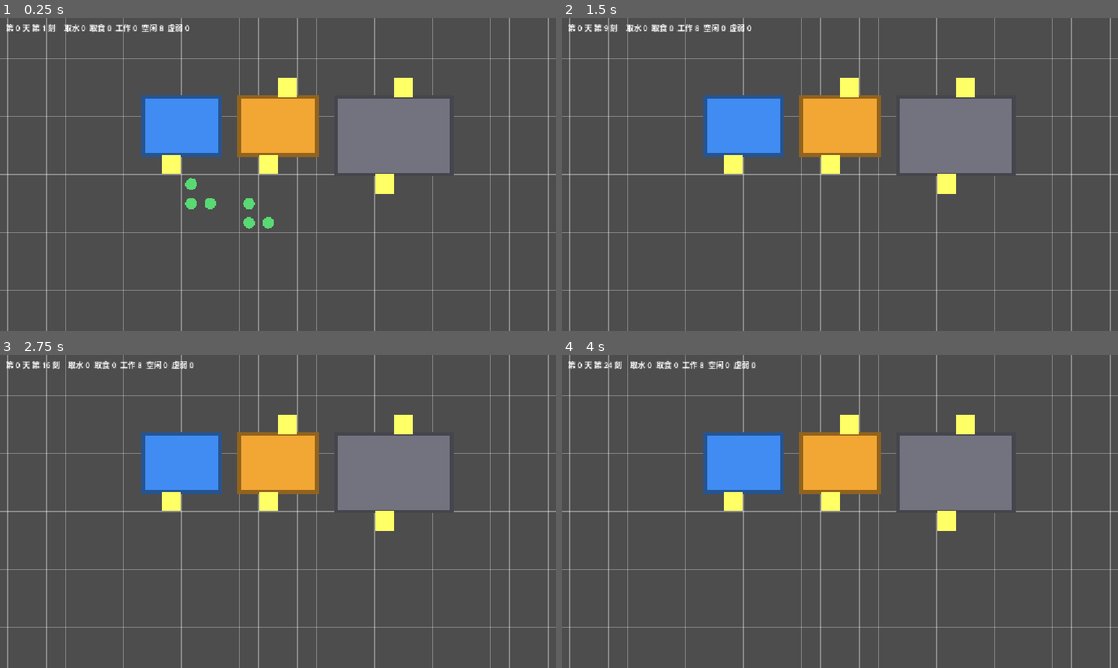
Above: before the commit, frames 1-4 (two rows, left to right).
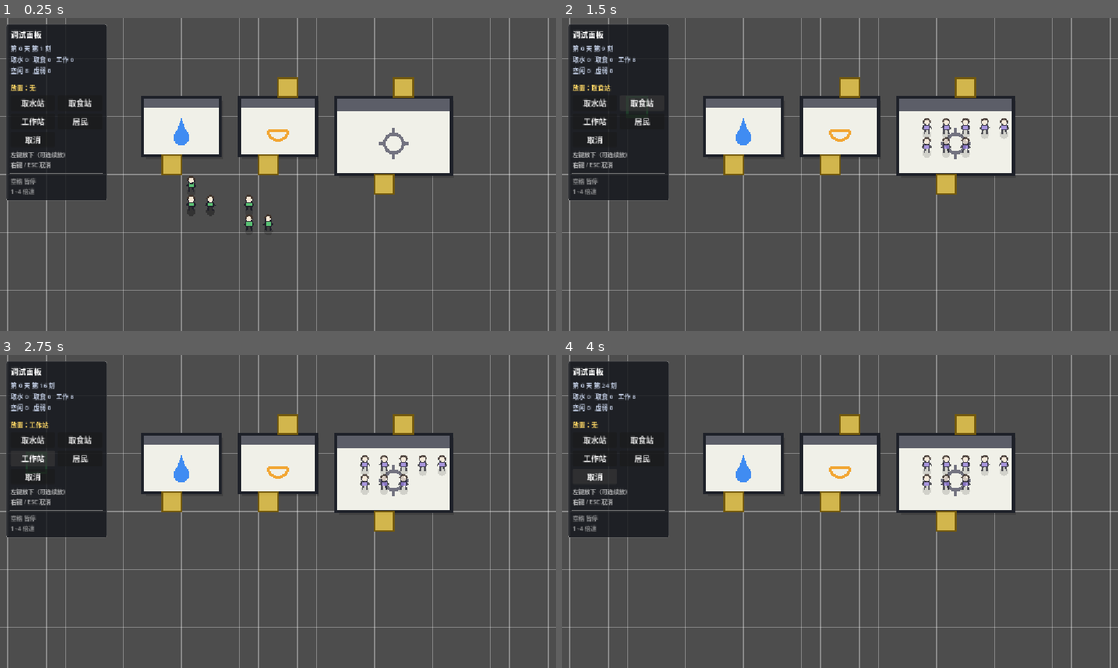
Above: after the commit, the same moments.

Repository: Boring-Coils/new-world
Game: Godot game, scene res://Scenes/TestScene.tscn
Same seed, same stepped clock (60 frames per second), same inputs: the game is played once before the commit and once after it.
Inputs (mouse positions are in pixels of both pictures, inside the frame that each line leads up to):
- Up to frame 1 (0.25 s): no input
- Up to frame 2 (1.5 s): click (595, 102) at 0.5 s, where only the run after the commit has a clickable "取水站"; click (639, 102) at 1.25 s, where only the run after the commit has a clickable "取食站"
- Up to frame 3 (2.75 s): click (33, 458) at 2 s, where only the run after the commit has a clickable "工作站"
- Up to frame 4 (4 s): click (639, 458) at 2.75 s, where only the run after the commit has a clickable "居民"; click (595, 477) at 3.5 s, where only the run after the commit has a clickable "取消"

The runs differ from the first frame. In frame 1, 22% of the frame differs, in the area x 1-82%, y 2-69%; in frame 2, 21%; in frame 3, 21%; in frame 4, 21%.

Commit message:
feat: 白模、调试放置面板与站内居民显示
- 建筑/居民加 _draw 白模，建筑带类型符号和黄色出入口，居民衣服颜色表示状态
- 新增 DebugUI 调试面板和 PlacementController：预览跟随鼠标、建筑以鼠标格为中心对齐、绿/红校验、左键连续放置、右键/ESC 取消
- 工作站内的居民改为站内格子半透明显示，画面人数与统计一致
- 建筑放置不看人；被压住的居民自己走到最近空地（find_nearest_walkable + evict_out）
- TestScene 加 --autoplace 自检参数

Diff:
--- a/Scripts/Building/Building.gd
+++ b/Scripts/Building/Building.gd
@@ -33,9 +33,16 @@
 ## 主体颜色（子类里覆盖，用于测试场景里区分）
 var body_color: Color = Color(0.6, 0.6, 0.6)
 
+## 是否是「放置预览」（半透明、不注册到 TickManager、不占格子）
+var is_preview: bool = false
+
+## 预览状态下当前格子能不能放，决定描边是绿还是红
+var preview_valid: bool = true
+
 
 func _ready() -> void:
-	TickManager.register_building(self)
+	if not is_preview:
+		TickManager.register_building(self)
 
 
 func _exit_tree() -> void:
@@ -152,8 +159,7 @@
 		return false
 
 	origin_cell = origin
-	# 让节点的原点落在左上角格子的中心，绘制时以这个点为基准
-	position = world.cell_to_world(origin) - Vector2(WorldGrid.CELL_SIZE, WorldGrid.CELL_SIZE) * 0.5
+	set_cell_origin(origin)
 
 	# 本体占的格子设成不可走
 	for cell in get_occupied_cells():
@@ -163,8 +169,15 @@
 	return true
 
 
-# ---------------------------------------------------------------------------
-# 绘制（测试用：没有贴图，直接画色块）
+## 把节点摆到「左上角格子 = [param cell]」的位置（不校验、不占格子，预览也用这个）
+func set_cell_origin(cell: Vector2i) -> void:
+	origin_cell = cell
+	# 节点原点落在左上角格子的左上角，绘制以这个点为基准
+	position = WorldGridGlobal.world.cell_to_world(cell) - Vector2(WorldGrid.CELL_SIZE, WorldGrid.CELL_SIZE) * 0.5
+
+
+# ---------------------------------------------------------------------------
+# 绘制（白模：没有贴图，全部用几何图形画）
 # ---------------------------------------------------------------------------
 
 func _draw() -> void:
@@ -172,15 +185,55 @@
 	var size_px := Vector2(size_cells) * cell
 	var rect := Rect2(Vector2.ZERO, size_px)
 
-	# 建筑主体
-	draw_rect(rect, body_color, true)
-	# 边框
-	draw_rect(rect, body_color.darkened(0.4), false, 2.0)
-
-	# 出入口：亮色小方块
+	var alpha := 0.45 if is_preview else 1.0
+	var outline := Color(0.12, 0.13, 0.16, alpha)
+	if is_preview:
+		outline = Color(0.35, 1.0, 0.45, 0.95) if preview_valid else Color(1.0, 0.35, 0.35, 0.95)
+
+	# 投影
+	draw_rect(Rect2(Vector2(1.4, 2.0), size_px), Color(0.0, 0.0, 0.0, 0.15 * alpha), true)
+	# 白色主体
+	draw_rect(rect, Color(0.94, 0.94, 0.91, alpha), true)
+	# 顶部一条深色檐口，看起来像建筑而不是一块板
+	draw_rect(Rect2(Vector2.ZERO, Vector2(size_px.x, size_px.y * 0.18)), Color(0.36, 0.37, 0.41, alpha), true)
+	# 描边
+	draw_rect(rect, outline, false, 1.6)
+
+	# 类型符号
+	_draw_type_symbol(Vector2(size_px.x * 0.5, size_px.y * 0.6), alpha)
+
+	# 出入口：黄色小广场
 	for offset in entrance_offsets:
-		var origin_world := Vector2(offset) * cell
-		draw_rect(Rect2(origin_world, Vector2(cell, cell)), Color(1.0, 1.0, 0.4), true)
+		var entrance_rect := Rect2(Vector2(offset) * cell, Vector2(cell, cell))
+		draw_rect(entrance_rect, Color(1.0, 0.85, 0.30, 0.75 * alpha), true)
+		draw_rect(entrance_rect, Color(0.45, 0.35, 0.05, alpha), false, 0.8)
+
+
+## 画建筑类型的小符号（水滴 / 碗 / 齿轮）
+func _draw_type_symbol(center: Vector2, alpha: float) -> void:
+	var color := Color(body_color.r, body_color.g, body_color.b, alpha)
+	var radius := minf(size_cells.x, size_cells.y) * float(WorldGrid.CELL_SIZE) * 0.17
+
+	match building_type:
+		GlobalEnum.BuildingType.WATER:
+			# 水滴：下面一个圆，上面一个三角
+			draw_circle(center + Vector2(0.0, radius * 0.55), radius * 0.8, color)
+			draw_colored_polygon(PackedVector2Array([
+				center + Vector2(-radius * 0.62, radius * 0.35),
+				center + Vector2(radius * 0.62, radius * 0.35),
+				center + Vector2(0.0, -radius * 1.45),
+			]), color)
+		GlobalEnum.BuildingType.FOOD:
+			# 碗：一条横线 + 下半圆
+			draw_line(center + Vector2(-radius, -radius * 0.15), center + Vector2(radius, -radius * 0.15), color, 1.6)
+			draw_arc(center + Vector2(0.0, -radius * 0.15), radius, 0.0, PI, 18, color, 1.6)
+		GlobalEnum.BuildingType.WORK:
+			# 齿轮：一个圆环 + 四根齿
+			draw_arc(center, radius * 0.72, 0.0, TAU, 20, color, 1.6)
+			for i in range(4):
+				var angle := TAU * float(i) / 4.0
+				var direction := Vector2(cos(angle), sin(angle))
+				draw_line(center + direction * radius * 0.72, center + direction * radius * 1.15, color, 1.6)
 
 
 # ---------------------------------------------------------------------------
--- a/Scripts/Building/WorkStation.gd
+++ b/Scripts/Building/WorkStation.gd
@@ -1,13 +1,17 @@
 extends Building
 class_name WorkStation
 
-## 工作站：居民只要有空就会来，在出入口停留 [constant WAIT_TICKS] 刻后进入建筑内部（模型消失）。[br]
+## 工作站：居民只要有空就会来，在出入口停留 [constant WAIT_TICKS] 刻后进入建筑内部。[br]
 ##
-## 进去以后水和食物照常消耗，直到某一项触发补给需求才会出来。
+## 进去以后就站在建筑里的某个格子上（半透明显示，一眼能数出里面有几个人），
+## 水和食物照常消耗，直到某一项触发补给需求才从出入口出来。
 ## 现在是测试用建筑，功能极简。
 
 ## 到达出入口后要等几刻才进门
 const WAIT_TICKS: int = 1
+
+## 站在里面的居民（按进来的顺序排站位）
+var occupants: Array[Human] = []
 
 
 func _init() -> void:
@@ -19,3 +23,28 @@
 
 func get_wait_ticks() -> int:
 	return WAIT_TICKS
+
+
+## 居民进门：给他安排一个内部站位
+func enter(human: Human) -> void:
+	occupants.append(human)
+	human.position = _slot_position(occupants.size() - 1)
+
+
+## 居民出门：后面的人往前补一个位置，避免中间空一格
+func leave(human: Human) -> void:
+	occupants.erase(human)
+	for i in range(occupants.size()):
+		occupants[i].position = _slot_position(i)
+
+
+## 第 [param index] 个内部站位（从建筑内部左上角开始按格排开）
+func _slot_position(index: int) -> Vector2:
+	var cols := maxi(size_cells.x - 1, 1)
+	var col := index % cols
+	var row := index / cols
+	var cell := origin_cell + Vector2i(1 + col, 1 + row)
+	# 人多到排不下时，挤在最后一行
+	cell.x = clampi(cell.x, origin_cell.x, origin_cell.x + size_cells.x - 1)
+	cell.y = clampi(cell.y, origin_cell.y, origin_cell.y + size_cells.y - 1)
+	return WorldGridGlobal.world.cell_to_world(cell)
--- /dev/null
+++ b/Scripts/Debug/DebugUI.gd
@@ -0,0 +1,127 @@
+extends CanvasLayer
+class_name DebugUI
+
+## 调试面板：显示时间 / 居民状态，并提供「放置建筑和居民」的按钮。[br]
+##
+## 只负责界面，真正放东西的是 [PlacementController]。
+
+## 选中了要放什么（值是 [enum PlacementController.Kind]）
+signal kind_selected(kind: int)
+
+## 状态文字（天、刻、各状态人数）
+var _stats_label: Label
+
+## 当前放置模式的说明
+var _mode_label: Label
+
+## 放下 / 失败的提示
+var _hint_label: Label
+
+## 当前选中的类型
+var _current_kind: int = PlacementController.Kind.NONE
+
+
+func _ready() -> void:
+	_build()
+
+
+func _build() -> void:
+	var panel := PanelContainer.new()
+	panel.position = Vector2(12, 12)
+	panel.custom_minimum_size = Vector2(206, 0)
+
+	var style := StyleBoxFlat.new()
+	style.bg_color = Color(0.08, 0.09, 0.11, 0.82)
+	style.border_color = Color(1.0, 1.0, 1.0, 0.16)
+	style.set_border_width_all(1)
+	style.set_corner_radius_all(4)
+	style.set_content_margin_all(10)
+	panel.add_theme_stylebox_override("panel", style)
+	add_child(panel)
+
+	var vbox := VBoxContainer.new()
+	vbox.add_theme_constant_override("separation", 6)
+	panel.add_child(vbox)
+
+	var title := Label.new()
+	title.text = "调试面板"
+	title.add_theme_font_size_override("font_size", 16)
+	vbox.add_child(title)
+
+	_stats_label = Label.new()
+	_stats_label.add_theme_font_size_override("font_size", 13)
+	_stats_label.add_theme_color_override("font_color", Color(0.85, 0.9, 1.0, 0.9))
+	vbox.add_child(_stats_label)
+
+	vbox.add_child(HSeparator.new())
+
+	_mode_label = Label.new()
+	_mode_label.text = "放置：无"
+	_mode_label.add_theme_font_size_override("font_size", 13)
+	_mode_label.add_theme_color_override("font_color", Color(1.0, 0.85, 0.4, 1.0))
+	vbox.add_child(_mode_label)
+
+	var grid := GridContainer.new()
+	grid.columns = 2
+	grid.add_theme_constant_override("h_separation", 6)
+	grid.add_theme_constant_override("v_separation", 6)
+	vbox.add_child(grid)
+
+	_add_button(grid, "取水站", PlacementController.Kind.WATER)
+	_add_button(grid, "取食站", PlacementController.Kind.FOOD)
+	_add_button(grid, "工作站", PlacementController.Kind.WORK)
+	_add_button(grid, "居民", PlacementController.Kind.HUMAN)
+	_add_button(grid, "取消", PlacementController.Kind.NONE)
+
+	_hint_label = Label.new()
+	_hint_label.text = "左键放下（可连续放）\n右键 / ESC 取消"
+	_hint_label.autowrap_mode = TextServer.AUTOWRAP_WORD_SMART
+	_hint_label.custom_minimum_size = Vector2(186, 0)
+	_hint_label.add_theme_font_size_override("font_size", 12)
+	_hint_label.add_theme_color_override("font_color", Color(1.0, 1.0, 1.0, 0.65))
+	vbox.add_child(_hint_label)
+
+	vbox.add_child(HSeparator.new())
+
+	var help := Label.new()
+	help.text = "空格 暂停\n1~4 倍速"
+	help.add_theme_font_size_override("font_size", 12)
+	help.add_theme_color_override("font_color", Color(1.0, 1.0, 1.0, 0.5))
+	vbox.add_child(help)
+
+
+func _add_button(parent: GridContainer, text: String, kind: int) -> void:
+	var button := Button.new()
+	button.text = text
+	button.focus_mode = Control.FOCUS_NONE
+	button.custom_minimum_size = Vector2(92, 30)
+	button.pressed.connect(func() -> void: _on_button(kind))
+	parent.add_child(button)
+
+
+func _on_button(kind: int) -> void:
+	_current_kind = kind
+	match kind:
+		PlacementController.Kind.WATER:
+			_mode_label.text = "放置：取水站"
+		PlacementController.Kind.FOOD:
+			_mode_label.text = "放置：取食站"
+		PlacementController.Kind.WORK:
+			_mode_label.text = "放置：工作站"
+		PlacementController.Kind.HUMAN:
+			_mode_label.text = "放置：居民"
+		_:
+			_mode_label.text = "放置：无"
+	kind_selected.emit(kind)
+
+
+## 更新左上角的状态文字
+func set_stats(text: String) -> void:
+	if _stats_label != null:
+		_stats_label.text = text
+
+
+## 显示一条提示（放置成功 / 失败的原因）
+func set_hint(text: String) -> void:
+	if _hint_label != null:
+		_hint_label.text = text
--- /dev/null
+++ b/Scripts/Debug/PlacementController.gd
@@ -0,0 +1,241 @@
+extends Node2D
+class_name PlacementController
+
+## 调试用放置工具。[br]
+##
+## 选中一种建筑或「居民」之后，鼠标位置会出现一个半透明预览：
+## 绿色描边 = 这一格能放，红色 = 不能放。左键放下，右键 / ESC 取消。[br]
+##
+## 建筑放置会走 [method Building.can_place_at] 的完整校验；
+## 居民只能放在可走的空地上（不能压在建筑或障碍上）。
+
+## 可以放什么
+enum Kind {
+	NONE,  ## 没在放东西
+	WATER, ## 取水站
+	FOOD,  ## 取食站
+	WORK,  ## 工作站
+	HUMAN, ## 居民
+}
+
+## 放成功或失败时发一句提示，给 UI 显示
+signal notice(text: String)
+
+## 当前选中的类型
+var kind: Kind = Kind.NONE
+
+## 当前鼠标下的格子
+var _hover_cell: Vector2i = Vector2i.ZERO
+
+## 这一格当前能不能放
+var _hover_valid: bool = false
+
+## 建筑预览实例（放人时为 null）
+var _ghost: Building = null
+
+## 调试用：把预览钉在某一格（-1 表示跟随鼠标）
+var debug_hover_cell: Vector2i = Vector2i(-1, -1)
+
+
+func _ready() -> void:
+	# 盖在建筑和居民上面
+	z_index = 50
+
+
+## 每帧刷新预览（不依赖鼠标移动事件，鼠标停在原地也能保持对齐）
+func _process(_delta: float) -> void:
+	if kind != Kind.NONE:
+		_update_hover()
+
+
+## 切换要放的东西（传 [enum Kind] 里的值）
+func select_kind(new_kind: int) -> void:
+	kind = new_kind
+	_clear_ghost()
+
+	if kind != Kind.NONE and kind != Kind.HUMAN:
+		_ghost = _create_building(kind)
+		_ghost.is_preview = true
+		_ghost.z_index = 0
+		_ghost.visible = false
+		add_child(_ghost)
+
+	queue_redraw()
+
+
+## 取消当前放置
+func cancel() -> void:
+	select_kind(Kind.NONE)
+
+
+func _unhandled_input(event: InputEvent) -> void:
+	if kind == Kind.NONE:
+		return
+
+	if event is InputEventKey and event.pressed and event.keycode == KEY_ESCAPE:
+		cancel()
+		get_viewport().set_input_as_handled()
+		return
+
+	if event is InputEventMouseButton and event.pressed:
+		if event.button_index == MOUSE_BUTTON_LEFT:
+			_try_place()
+			get_viewport().set_input_as_handled()
+		elif event.button_index == MOUSE_BUTTON_RIGHT:
+			cancel()
+			get_viewport().set_input_as_handled()
+
+
+## 鼠标所指的格子 → 建筑左上角那一格（让建筑大致以鼠标为中心）
+func _origin_for(mouse_cell: Vector2i) -> Vector2i:
+	if _ghost == null or not is_instance_valid(_ghost):
+		return mouse_cell
+	return mouse_cell - Vector2i(_ghost.size_cells.x / 2, _ghost.size_cells.y / 2)
+
+
+## 更新鼠标所在格子和预览位置
+func _update_hover() -> void:
+	var world := WorldGridGlobal.world
+	if debug_hover_cell.x >= 0:
+		_hover_cell = debug_hover_cell
+	else:
+		_hover_cell = world.world_to_cell(get_global_mouse_position())
+
+	if _ghost != null and is_instance_valid(_ghost):
+		var origin := _origin_for(_hover_cell)
+		_hover_valid = _ghost.can_place_at(world, origin)
+		_ghost.set_cell_origin(origin)
+		_ghost.preview_valid = _hover_valid
+		# 鼠标停在 UI 按钮上时先不显示，免得虚影跑到面板底下
+		_ghost.visible = get_viewport().gui_get_hovered_control() == null
+		_ghost.queue_redraw()
+	elif kind == Kind.HUMAN:
+		_hover_valid = world.is_walkable(_hover_cell)
+
+	queue_redraw()
+
+
+## 在当前格子放下东西
+func _try_place() -> void:
+	place_at_cell(_hover_cell)
+
+
+## 直接在某格放置（传鼠标所指的格子，建筑会自动以它为中心）。放成功返回 true。
+func place_at_cell(mouse_cell: Vector2i) -> bool:
+	var world := WorldGridGlobal.world
+
+	if kind == Kind.HUMAN:
+		return _place_human(mouse_cell)
+
+	if _ghost == null or not is_instance_valid(_ghost):
+		return false
+
+	var origin := _origin_for(mouse_cell)
+	if not _ghost.can_place_at(world, origin):
+		notice.emit("这一格放不下：建筑或出入口被挡住了")
+		return false
+
+	var building := _create_building(kind)
+	building.name = _kind_name(kind)
+	add_child(building)
+	if building.place_at(world, origin):
+		# 建筑压在原本站着人的格子上时，让人自己走出来
+		_evict_humans_in(building)
+		notice.emit("%s 已放下（左上角 %s）" % [building.name, origin])
+		return true
+
+	building.queue_free()
+	notice.emit("放置失败")
+	return false
+
+
+## 把站在新建筑占地范围内的人挤出去（他们自己走到最近的空地）
+func _evict_humans_in(building: Building) -> void:
+	var cells := building.get_occupied_cells()
+	var moved := 0
+	for human in TickManager.humans:
+		if not is_instance_valid(human):
+			continue
+		if cells.has(WorldGridGlobal.world.world_to_cell(human.position)):
+			human.evict_out()
+			moved += 1
+	if moved > 0:
+		print("[PLACE] 有 %d 个居民被 %s 压住，正在自己走出来" % [moved, building.name])
+
+
+## 放一个居民
+func _place_human(cell: Vector2i) -> bool:
+	var world := WorldGridGlobal.world
+	if not world.is_walkable(cell):
+		notice.emit("这一格是建筑或障碍，人站不进去")
+		return false
+
+	var human := Human.new()
+	human.name = "居民%d" % (TickManager.humans.size() + 1)
+	human.position = world.cell_to_world(cell)
+
+	# 随机年龄，三种年龄段轮着来
+	match randi() % 3:
+		0:
+			human.age_status = GlobalEnum.AgeStatus.CHILD
+			human.age = randi_range(6, 17)
+		1:
+			human.age_status = GlobalEnum.AgeStatus.ADULT
+			human.age = randi_range(18, 59)
+		2:
+			human.age_status = GlobalEnum.AgeStatus.OLD
+			human.age = randi_range(60, 85)
+
+	add_child(human)
+	notice.emit("%s 已放下（%s）" % [human.name, cell])
+	return true
+
+
+# ---------------------------------------------------------------------------
+# 内部
+# ---------------------------------------------------------------------------
+
+func _create_building(kind_value: Kind) -> Building:
+	match kind_value:
+		Kind.WATER:
+			return WaterStation.new()
+		Kind.FOOD:
+			return FoodStation.new()
+		Kind.WORK:
+			return WorkStation.new()
+		_:
+			return Building.new()
+
+
+func _kind_name(kind_value: Kind) -> String:
+	match kind_value:
+		Kind.WATER:
+			return "取水站"
+		Kind.FOOD:
+			return "取食站"
+		Kind.WORK:
+			return "工作站"
+		Kind.HUMAN:
+			return "居民"
+		_:
+			return "建筑"
+
+
+func _clear_ghost() -> void:
+	if _ghost != null and is_instance_valid(_ghost):
+		_ghost.queue_free()
+	_ghost = null
+
+
+## 画出鼠标所在格子的高亮框
+func _draw() -> void:
+	if kind == Kind.NONE:
+		return
+
+	var cell_size := float(WorldGrid.CELL_SIZE)
+	var center := WorldGridGlobal.world.cell_to_world(_hover_cell)
+	var rect := Rect2(center - Vector2(cell_size, cell_size) * 0.5, Vector2(cell_size, cell_size))
+	var color := Color(0.35, 1.0, 0.45, 0.9) if _hover_valid else Color(1.0, 0.35, 0.35, 0.9)
+
+	draw_rect(rect, Color(color.r, color.g, color.b, 0.12), true)
+	draw_rect(rect, color, false, 1.2)
--- a/Scripts/Grid/WorldGrid.gd
+++ b/Scripts/Grid/WorldGrid.gd
@@ -152,6 +152,26 @@
     return result
 
 
+## 找离 [param cell] 最近的一格可走地面（按一圈圈外扩找，只找方形范围内）。[br]
+##
+## 用来把「被新建筑压住的人」挤到空地上去。找不到就返回原格子。
+func find_nearest_walkable(cell: Vector2i, max_radius: int = 60) -> Vector2i:
+    if is_in_bounds(cell) and is_walkable(cell):
+        return cell
+
+    for radius in range(1, max_radius + 1):
+        for dx in range(-radius, radius + 1):
+            for dy in range(-radius, radius + 1):
+                # 只看这一圈的外框
+                if maxi(absi(dx), absi(dy)) != radius:
+                    continue
+                var candidate := Vector2i(cell.x + dx, cell.y + dy)
+                if is_in_bounds(candidate) and is_walkable(candidate):
+                    return candidate
+
+    return cell
+
+
 # ---------------------------------------------------------------------------
 # 格子坐标 <-> 世界（像素）坐标 换算
 # ---------------------------------------------------------------------------
--- a/Scripts/Human/Human.gd
+++ b/Scripts/Human/Human.gd
@@ -80,6 +80,9 @@
 ## 是否虚弱
 var is_weak: bool = false
 
+## 是否正在「被新建筑挤出来」，这段时间不做新决策
+var _is_relocating: bool = false
+
 ## 内部计数：总共经过多少刻
 var _tick_count: int = 0
 
@@ -188,6 +191,10 @@
 ## 比较三个权重，决定接下来干什么
 func _decide() -> void:
 	if is_weak:
+		return
+
+	# 正在被新建筑挤出来，先把路走完
+	if _is_relocating:
 		return
 
 	# 正在去水 / 去食物的路上（移动或等待中）不改变目标
@@ -235,9 +242,14 @@
 		_go_idle()
 		return
 
-	# 从工作站里出来：模型重新出现，人站在出入口格上
+	# 从工作站里出来：先回到出入口格，再走去新目标
 	if phase == Phase.INSIDE_WORK:
-		show()
+		var old_station := target
+		if old_station is WorkStation:
+			old_station.leave(self)
+			var exit_cell := old_station.get_nearest_entrance_cell(WorldGridGlobal.world.world_to_cell(position))
+			position = WorldGridGlobal.world.cell_to_world(exit_cell)
+		modulate = Color.WHITE
 
 	goal = new_goal
 	target = station
@@ -282,6 +294,45 @@
 	queue_redraw()
 
 
+## 被新建筑压在下面时由建筑那边调用：自己走到最近的空地，走完再重新决策
+func evict_out() -> void:
+	var world := WorldGridGlobal.world
+	var from_cell := world.world_to_cell(position)
+	var target_cell := world.find_nearest_walkable(from_cell)
+	if target_cell == from_cell:
+		return
+
+	# 脚下已经变成建筑格（不可走），寻路前临时放行，才能算出「从建筑里面走出来」的路径
+	var was_walkable := world.is_walkable(from_cell)
+	if not was_walkable:
+		world.set_walkable(from_cell, true)
+	var new_path := world.get_path(from_cell, target_cell)
+	if not was_walkable:
+		world.set_walkable(from_cell, false)
+
+	# 如果人正在别的工作站里，先退出来
+	if phase == Phase.INSIDE_WORK and target is WorkStation:
+		target.leave(self)
+	modulate = Color.WHITE
+
+	if new_path.is_empty():
+		# 被建筑整个包住、没有路可走：直接挪到最近的那块空地
+		position = world.cell_to_world(target_cell)
+		_is_relocating = false
+		_go_idle()
+		if not is_weak:
+			_decide()
+		return
+
+	goal = Goal.NONE
+	target = null
+	path = new_path
+	path_index = 0
+	phase = Phase.MOVING
+	_is_relocating = true
+	queue_redraw()
+
+
 # ---------------------------------------------------------------------------
 # 移动 / 等待
 # ---------------------------------------------------------------------------
@@ -311,6 +362,17 @@
 func _arrive() -> void:
 	path.clear()
 	path_index = 0
+
+	# 被新建筑挤出来，走到空地就算结束，原地重新决策
+	if _is_relocating:
+		_is_relocating = false
+		phase = Phase.IDLE
+		goal = Goal.NONE
+		queue_redraw()
+		if not is_weak:
+			_decide()
+		return
+
 	phase = Phase.WAITING
 	wait_left = 0 if target == null else target.get_wait_ticks()
 
@@ -337,9 +399,11 @@
 		GlobalEnum.BuildingType.FOOD:
 			food = MAX_FOOD
 		GlobalEnum.BuildingType.WORK:
-			# 进入建筑内部：模型消失，原地（出入口格）藏起来
+			# 进入建筑内部：给他安排一个站内位置，半透明显示
 			phase = Phase.INSIDE_WORK
-			hide()
+			if target is WorkStation:
+				target.enter(self)
+			modulate = Color(1.0, 1.0, 1.0, 0.72)
 			queue_redraw()
 			return
 
@@ -355,18 +419,39 @@
 # ---------------------------------------------------------------------------
 
 func _draw() -> void:
-	var color := Color(0.35, 0.85, 0.45)  # 空闲：绿
+	# 白模小人：头 + 身体 + 四肢。衣服颜色表示当前在干什么。
+	var outfit := _get_outfit_color()
+	var skin := Color(0.96, 0.90, 0.83)
+	var outline := Color(0.13, 0.13, 0.17)
+
+	# 脚下的影子
+	draw_circle(Vector2(0.0, 4.2), 2.2, Color(0.0, 0.0, 0.0, 0.18))
+	# 腿
+	draw_line(Vector2(-1.0, 1.6), Vector2(-1.3, 4.0), outline, 0.9)
+	draw_line(Vector2(1.0, 1.6), Vector2(1.3, 4.0), outline, 0.9)
+	# 身体
+	draw_rect(Rect2(-1.6, -0.6, 3.2, 2.4), outfit, true)
+	draw_rect(Rect2(-1.6, -0.6, 3.2, 2.4), outline, false, 0.5)
+	# 手臂
+	draw_line(Vector2(-1.6, 0.0), Vector2(-2.4, 1.2), outline, 0.8)
+	draw_line(Vector2(1.6, 0.0), Vector2(2.4, 1.2), outline, 0.8)
+	# 头
+	draw_circle(Vector2(0.0, -2.1), 1.7, skin)
+	draw_arc(Vector2(0.0, -2.1), 1.7, 0.0, TAU, 14, outline, 0.5)
+	# 头发
+	draw_arc(Vector2(0.0, -2.2), 1.7, PI * 1.02, PI * 1.98, 10, Color(0.26, 0.21, 0.18), 0.9)
+
+
+## 衣服颜色 = 当前状态
+func _get_outfit_color() -> Color:
 	if is_weak:
-		color = Color(0.4, 0.4, 0.4)  # 虚弱：灰
-	elif phase == Phase.INSIDE_WORK:
-		color = Color(0.45, 0.45, 0.5)
-	else:
-		match goal:
-			Goal.WATER:
-				color = Color(0.3, 0.7, 1.0)
-			Goal.FOOD:
-				color = Color(1.0, 0.7, 0.2)
-			Goal.WORK:
-				color = Color(0.85, 0.35, 0.85)
-
-	draw_circle(Vector2.ZERO, 3.0, color)
+		return Color(0.45, 0.45, 0.45)  # 虚弱：灰
+	match goal:
+		Goal.WATER:
+			return Color(0.30, 0.65, 0.95)  # 去取水：蓝
+		Goal.FOOD:
+			return Color(0.95, 0.65, 0.20)  # 去取食：橙
+		Goal.WORK:
+			return Color(0.55, 0.45, 0.85)  # 上班：紫
+		_:
+			return Color(0.35, 0.75, 0.45)  # 空闲：绿
--- a/Scripts/TestScene.gd
+++ b/Scripts/TestScene.gd
@@ -15,8 +15,11 @@
 const HUMAN_SPAWN_MIN := Vector2i(466, 496)
 const HUMAN_SPAWN_MAX := Vector2i(470, 498)
 
-## 左上角的状态文字
-var _status_label: Label
+## 左上角的调试面板
+var _debug_ui: DebugUI
+
+## 放置控制器
+var _placer: PlacementController
 
 ## 调试用：跑到这一刻数就打印统计并退出（0 表示不启用）
 var _max_ticks: int = 0
@@ -29,6 +32,9 @@
 
 ## 调试用：是否已经截图
 var _shot_done: bool = false
+
+## 调试用：启动后自动放一套建筑和居民，验证放置链路
+var _autoplace: bool = false
 
 
 func _ready() -> void:
@@ -38,7 +44,11 @@
 	_setup_grid()
 	_setup_buildings()
 	_setup_humans()
+	_setup_placement()
 	_setup_ui()
+
+	if _autoplace:
+		_auto_test_placement.call_deferred()
 
 
 func _setup_camera() -> void:
@@ -109,14 +119,11 @@
 
 
 func _setup_ui() -> void:
-	var layer := CanvasLayer.new()
-	layer.name = "UI"
-	add_child(layer)
-
-	_status_label = Label.new()
-	_status_label.position = Vector2(12, 8)
-	_status_label.add_theme_font_size_override("font_size", 16)
-	layer.add_child(_status_label)
+	_debug_ui = DebugUI.new()
+	_debug_ui.name = "DebugUI"
+	add_child(_debug_ui)
+	_debug_ui.kind_selected.connect(_on_kind_selected)
+	_placer.notice.connect(_debug_ui.set_hint)
 
 	# 调试用：命令行加 `-- --max-ticks=1200` 跑满这么多刻后打印统计并自动退出
 	for arg in OS.get_cmdline_user_args():
@@ -124,10 +131,67 @@
 			_max_ticks = arg.trim_prefix("--max-ticks=").to_int()
 		elif arg.begins_with("--shot="):
 			_shot_path = arg.trim_prefix("--shot=")
+		elif arg == "--autoplace":
+			_autoplace = true
+		elif arg.begins_with("--ghost="):
+			# 调试用：把放置预览钉在某一格，方便截图（参数形如 --ghost=477,500）
+			var parts := arg.trim_prefix("--ghost=").split(",")
+			if parts.size() == 2:
+				_placer.select_kind(PlacementController.Kind.WATER)
+				_placer.debug_hover_cell = Vector2i(parts[0].to_int(), parts[1].to_int())
+
+
+## 调试用：自动放一个取水站、一个居民，再故意重叠放一次，验证「能放 / 不能放」两条路
+func _auto_test_placement() -> void:
+	var buildings_before := TickManager.buildings.size()
+	var humans_before := TickManager.humans.size()
+
+	_placer.select_kind(PlacementController.Kind.WATER)
+	var water_ok := _placer.place_at_cell(Vector2i(500, 520))
+
+	_placer.select_kind(PlacementController.Kind.HUMAN)
+	var human_ok := _placer.place_at_cell(Vector2i(503, 523))
+
+	# 同一格再放一次水站，应当失败
+	_placer.select_kind(PlacementController.Kind.WATER)
+	var overlap_ok := _placer.place_at_cell(Vector2i(500, 520))
+
+	# 出入口压住建筑，也应当失败
+	_placer.select_kind(PlacementController.Kind.FOOD)
+	var blocked_ok := _placer.place_at_cell(Vector2i(500, 522))
+
+	_placer.select_kind(PlacementController.Kind.NONE)
+
+	print("[AUTOPLACE] 水站=%s 居民=%s 重叠(应 false)=%s 压建筑(应 false)=%s" % [
+		water_ok, human_ok, overlap_ok, blocked_ok
+	])
+
+	# 故意把建筑放在居民站的那一格：建筑应当能放，人被挤出来
+	var victim := TickManager.humans[-1]
+	var before_pos := victim.position
+	var human_cell := WorldGridGlobal.world.world_to_cell(before_pos)
+	_placer.select_kind(PlacementController.Kind.WATER)
+	var on_human_ok := _placer.place_at_cell(human_cell)
+	var moved_ok: bool = victim._is_relocating or victim.position != before_pos
+	print("[AUTOPLACE] 压着居民放建筑=%s（应 true） 居民被挤出来=%s（应 true）" % [on_human_ok, moved_ok])
+
+	print("[AUTOPLACE] 建筑 %d -> %d，居民 %d -> %d" % [
+		buildings_before, TickManager.buildings.size(), humans_before, TickManager.humans.size()
+	])
+
+
+func _setup_placement() -> void:
+	_placer = PlacementController.new()
+	_placer.name = "Placement"
+	add_child(_placer)
+
+
+func _on_kind_selected(kind: int) -> void:
+	_placer.select_kind(kind)
 
 
 func _process(_delta: float) -> void:
-	if _status_label == null:
+	if _debug_ui == null:
 		return
 
 	var day := TickManager.get_day()
@@ -152,12 +216,15 @@
 		else:
 			idle += 1
 
-	_status_label.text = "第 %d 天 第 %d 刻    取水 %d  取食 %d  工作 %d  空闲 %d  虚弱 %d" % [
+	_debug_ui.set_stats("第 %d 天 第 %d 刻\n取水 %d   取食 %d   工作 %d\n空闲 %d   虚弱 %d" % [
 		day, tick, at_water, at_food, working, idle, weak
-	]
+	])
 
 	# 调试模式：定期打印一份，跑满 _max_ticks 刻就退出
-	if _shot_path != "" and not _shot_done and TickManager.total_ticks >= 60:
+	var ready_for_shot := TickManager.total_ticks >= 100
+	if _placer != null and _placer.debug_hover_cell.x >= 0 and TickManager.total_ticks >= 10:
+		ready_for_shot = true
+	if _shot_path != "" and not _shot_done and ready_for_shot:
 		_shot_done = true
 		_take_screenshot()
 
Binary file added: Docs/v0.0.1a/images/放置预览-可放.png
Binary file added: Docs/v0.0.1a/images/放置预览-重叠.png
Binary file added: Docs/v0.0.1a/images/白模预览.png
Binary file added: Docs/v0.0.1a/images/站内居民.png
Not shown, added: Scripts/Debug/DebugUI.gd.uid
Not shown, added: Scripts/Debug/PlacementController.gd.uid
Not shown, changed: Docs/v0.0.1a/实现说明.md
